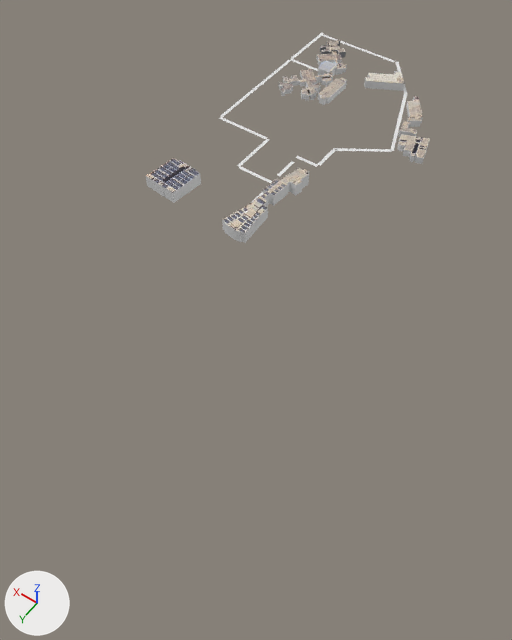
What one commit did to the Blender file Models/Untitled1.blend.
One viewpoint serves both versions: a 50 mm camera at (-592.0, 1029.0, 756.0) aimed at (-221.0, 510.0, -59.0). Arrows for +X, +Y and +Z are at lower left; the lights stay in place.

Objects in the first picture: 'Cv Raman and N Block]', 'Plane.006', 'Plane.013', 'Tagore B Hostel'.
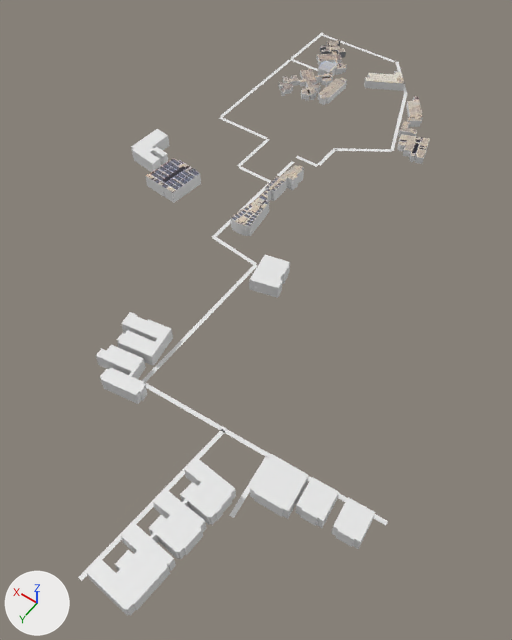
Changed parts and their boxes (x1, y1, x2, y2) in the pictures (512 x 640 px):
'Tagore C', added: after (86, 457, 236, 616)
'Atal A', added: after (295, 477, 375, 549)
'Cv Raman and N Block]', moved, turned, rescaled: before (222, 168, 309, 243); after (231, 165, 304, 236)
'Atal Bhavan B', added: after (250, 454, 309, 519)
'Azad Bhavan C', added: after (96, 345, 147, 404)
'Azad Bhavan C 2', added: after (117, 312, 173, 366)
'Subash Chandra Bose Bhavan', added: after (249, 255, 290, 298)
'Tagore A Hostel', added: after (131, 129, 169, 172)
'Plane.013', reshaped, moved, turned, rescaled: before (397, 134, 430, 164); after (213, 236, 257, 266)
'Plane.015', added: after (144, 382, 388, 526)
'Plane.016', added: after (78, 429, 225, 581)
'Plane.014', added: after (142, 265, 257, 382)
'Plane.017', added: after (229, 457, 269, 518)
'Plane.006', moved, rescaled: before (251, 191, 263, 203); after (212, 183, 269, 237)

The change, as a diff of the scene's bpy script:
```diff
--- a/Models/Untitled1.blend.py
+++ b/Models/Untitled1.blend.py
@@ me_plane_027 @@
+me_plane_027 = me_plane_020.copy(); me_plane_027.name = 'Plane.027'  # the mesh of ob_plane_012
@@ ob_cv_raman_and_n_block @@
 ob_cv_raman_and_n_block = bpy.data.objects.new('Cv Raman and N Block]', me_plane_002)
-ob_cv_raman_and_n_block.location = (-137.0, 355.0, 10.0)
-ob_cv_raman_and_n_block.rotation_euler = (0.0, 0.0, -0.261)  # degrees (0, 0, -15)
-ob_cv_raman_and_n_block.scale = (2.81, 2.93, 1.0)
+ob_cv_raman_and_n_block.location = (-133.0, 347.0, 10.0)
+ob_cv_raman_and_n_block.rotation_euler = (0.0, 0.0, -0.15)  # degrees (0, 0, -8.6)
+ob_cv_raman_and_n_block.scale = (2.19, 2.76, 1.0)
@@ ob_plane_013 @@
-ob_plane_013 = bpy.data.objects.new('Plane.013', me_plane_024)
-ob_plane_013.location = (-252.0, 109.0, 0.0)
-ob_plane_013.scale = (15.3, 17.7, 1.0)
+ob_plane_013 = bpy.data.objects.new('Plane.013', me_plane_027)
+ob_plane_013.location = (-148.0, 461.0, 0.0)
+ob_plane_013.rotation_euler = (0.0, 0.0, -0.0997)  # degrees (0, 0, -5.7)
+ob_plane_013.scale = (42.0, 3.0, 1.0)
@@ ob_plane_006 @@
 ob_plane_006 = bpy.data.objects.new('Plane.006', me_plane_014)
-ob_plane_006.location = (-110.0, 354.0, 0.0)
+ob_plane_006.location = (-106.0, 383.0, 0.0)
 ob_plane_006.rotation_euler = (0.0, 0.0, 1.571)  # degrees (0, 0, 90)
-ob_plane_006.scale = (47.0, 3.0, 1.0)
+ob_plane_006.scale = (75.2, 3.0, 1.0)
@@ ob_plane_017 @@
+ob_plane_017 = bpy.data.objects.new('Plane.017', me_plane_020.copy())  # the mesh of ob_plane_012
+ob_plane_017.location = (-383.0, 747.0, 0.0)
+ob_plane_017.rotation_euler = (0.0, 0.0, 1.675)  # degrees (0, 0, 96)
+ob_plane_017.scale = (42.0, 3.0, 1.0)
@@ ob_plane_016 @@
+ob_plane_016 = bpy.data.objects.new('Plane.016', me_plane_020.copy())  # the mesh of ob_plane_012
+ob_plane_016.location = (-306.0, 822.0, 0.0)
+ob_plane_016.rotation_euler = (0.0, 0.0, 1.501)  # degrees (0, 0, 86)
+ob_plane_016.scale = (115.0, 3.0, 1.0)
@@ ob_plane_015 @@
+ob_plane_015 = bpy.data.objects.new('Plane.015', me_plane_020.copy())  # the mesh of ob_plane_012
+ob_plane_015.location = (-361.0, 704.0, 0.0)
+ob_plane_015.rotation_euler = (0.0, 0.0, 0.0524)  # degrees (0, 0, 3)
+ob_plane_015.scale = (171.0, 3.0, 1.0)
@@ ob_plane_014 @@
+ob_plane_014 = bpy.data.objects.new('Plane.014', me_plane_020.copy())  # the mesh of ob_plane_012
+ob_plane_014.location = (-190.0, 589.0, 0.0)
+ob_plane_014.rotation_euler = (0.0, 0.0, 1.571)  # degrees (0, 0, 90)
+ob_plane_014.scale = (124.0, 3.0, 1.0)
@@ ob_atal_a @@
+ob_atal_a = bpy.data.objects.new('Atal A', me_plane_039)  # 32 vertices, 20 faces; spans x -1.4..1.8, y -1.0..1.1, z 0.0..21.0
+ob_atal_a.location = (-485.0, 722.0, 0.0)
+ob_atal_a.rotation_euler = (0.0, 0.0, -0.0631)  # degrees (0, 0, -3.6)
+ob_atal_a.scale = (26.1, 22.8, 1.0)
@@ ob_atal_bhavan_b @@
+ob_atal_bhavan_b = bpy.data.objects.new('Atal Bhavan B', me_plane_038)  # 16 vertices, 10 faces; spans x -1.8..1.6, y -1.4..2.0, z 0.0..21.0
+ob_atal_bhavan_b.location = (-412.0, 726.0, 0.0)
+ob_atal_bhavan_b.rotation_euler = (0.0, 0.0, -0.227)  # degrees (0, 0, -13)
+ob_atal_bhavan_b.scale = (18.8, 17.8, 1.0)
@@ ob_tagore_c @@
+ob_tagore_c = bpy.data.objects.new('Tagore C', me_plane_037)  # 116 vertices, 60 faces; spans x -1.0..0.7, y -2.3..2.1, z 0.0..21.0
+ob_tagore_c.location = (-337.0, 853.0, 0.0)
+ob_tagore_c.rotation_euler = (0.0, 0.0, -0.0468)  # degrees (0, 0, -2.7)
+ob_tagore_c.scale = (38.5, 39.2, 1.0)
@@ ob_azad_bhavan_c_2 @@
+ob_azad_bhavan_c_2 = bpy.data.objects.new('Azad Bhavan C 2', me_plane_034)  # 40 vertices, 22 faces; spans x -0.7..1.8, y -1.6..0.5, z 0.0..21.0
+ob_azad_bhavan_c_2.location = (-165.0, 680.0, 0.0)
+ob_azad_bhavan_c_2.scale = (28.0, 26.7, 1.0)
@@ ob_azad_bhavan_c @@
+ob_azad_bhavan_c = bpy.data.objects.new('Azad Bhavan C', me_plane_032)  # 44 vertices, 24 faces; spans x -1.5..1.4, y -1.1..0.8, z 0.0..21.0
+ob_azad_bhavan_c.location = (-165.0, 725.0, 0.0)
+ob_azad_bhavan_c.scale = (29.6, 28.8, 1.0)
@@ ob_subash_chandra_bose_bhavan @@
+ob_subash_chandra_bose_bhavan = bpy.data.objects.new('Subash Chandra Bose Bhavan', me_plane_030)  # 24 vertices, 14 faces; spans x -1.8..1.6, y -1.7..1.9, z 0.0..21.0; in mat_material_002 (white #e7e7e7), mat_subash_chandra_bose_bhavan (its picture is missing)
+ob_subash_chandra_bose_bhavan.location = (-223.0, 478.0, 0.0)
+ob_subash_chandra_bose_bhavan.rotation_euler = (0.0, 0.0, -0.137)  # degrees (0, 0, -7.8)
+ob_subash_chandra_bose_bhavan.scale = (16.3, 17.7, 1.0)
@@ ob_tagore_a_hostel @@
+ob_tagore_a_hostel = bpy.data.objects.new('Tagore A Hostel', me_plane_025)  # 28 vertices, 16 faces; spans x -1.8..1.7, y -1.6..1.5, z 0.0..21.0; in mat_material_002 (white #e7e7e7), mat_tagore_a_hostel (its picture is missing)
+ob_tagore_a_hostel.location = (87.0, 365.0, 0.0)
+ob_tagore_a_hostel.scale = (16.6, 23.4, 1.0)
```
